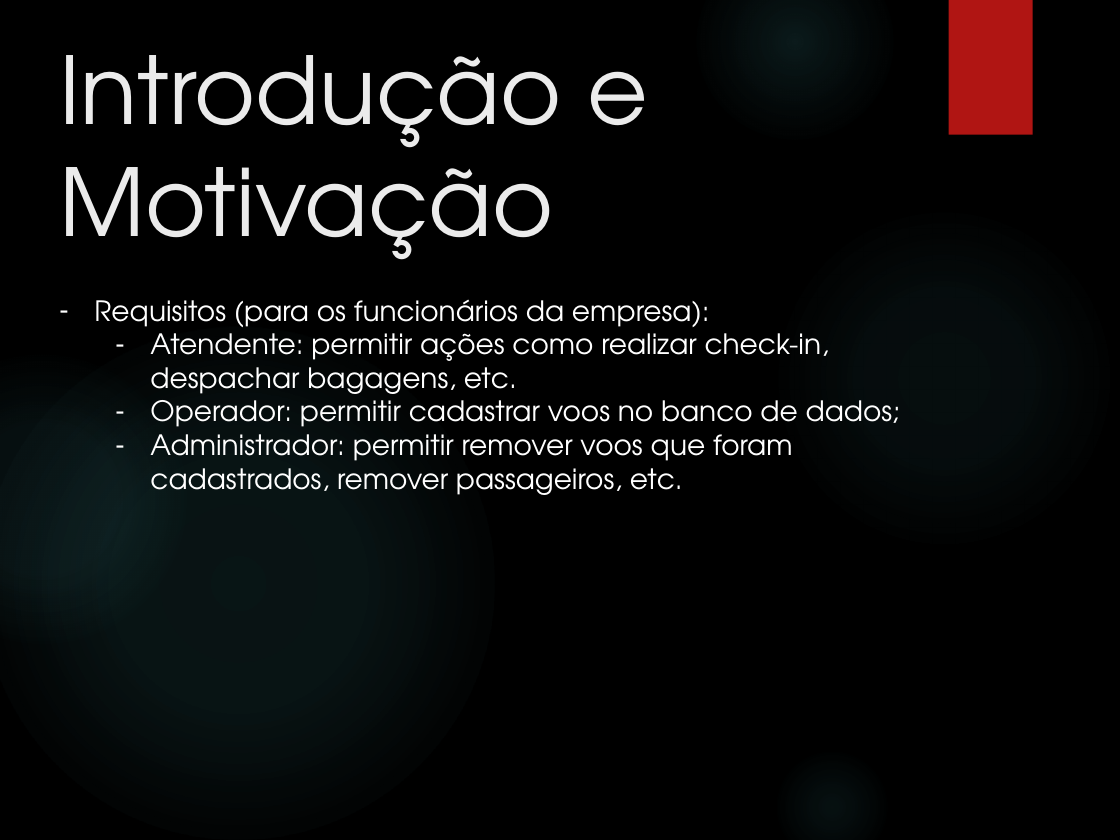
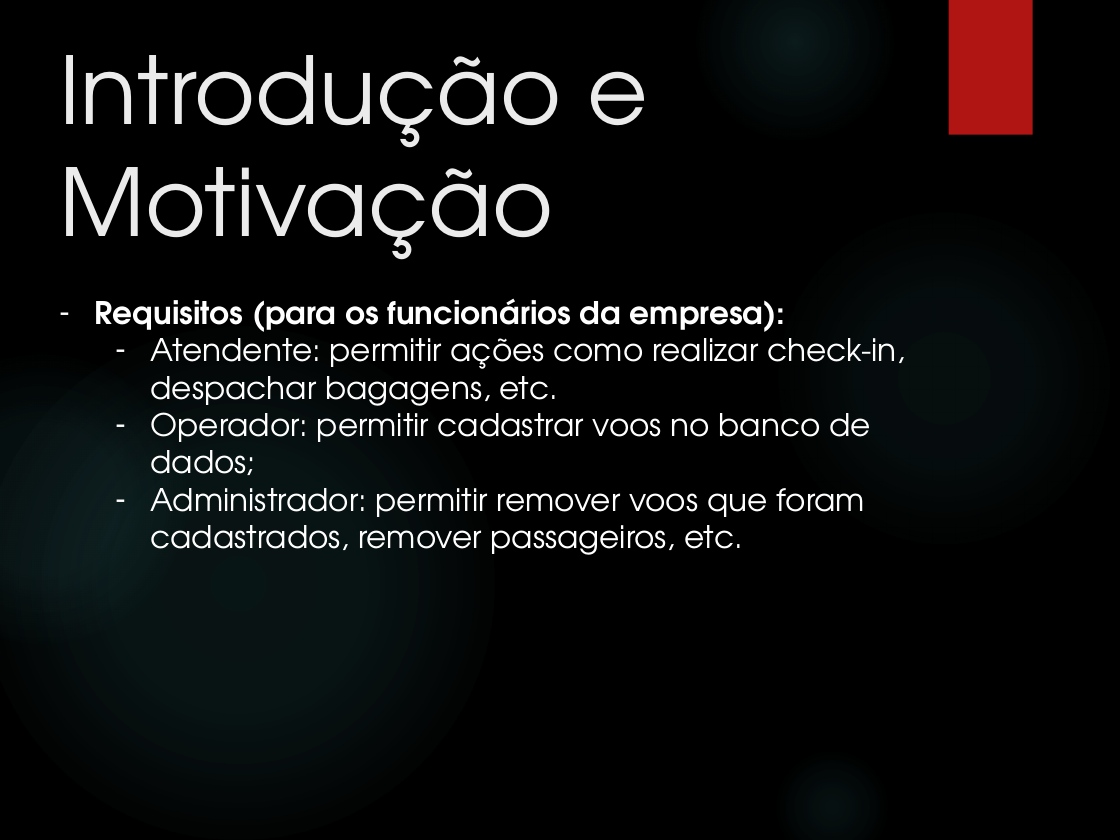
Before and after one commit to rafa7lima/SistemaVoo2.0, a slide deck: slide 4 of Apresentação/Apresentação Grupo 7_MOD.pptx. Drawn at 1120x840 pixels with LibreOffice and Linux fonts; fonts in the diff are those of the drawing; background and template pictures are left out. Boxes give left, top, right and bottom in pixels: in the first picture for what was removed or moved away, otherwise in the second. Text is boxed around its words. In the diff, an @@ line names an element or a change of style, - is before the commit and + after.

```diff
--- a/Apresentação/Apresentação Grupo 7_MOD.pptx
+++ b/Apresentação/Apresentação Grupo 7_MOD.pptx
@@ text "Requisitos (para os funcionários da ..." at (94,299,905,555): size 18 to 20 pt; bold on in "Requisitos (para os funcionários da empresa):" @@
```
Also in this commit, not shown: 5 other slides changed, 8 slides added, 1 other file.
